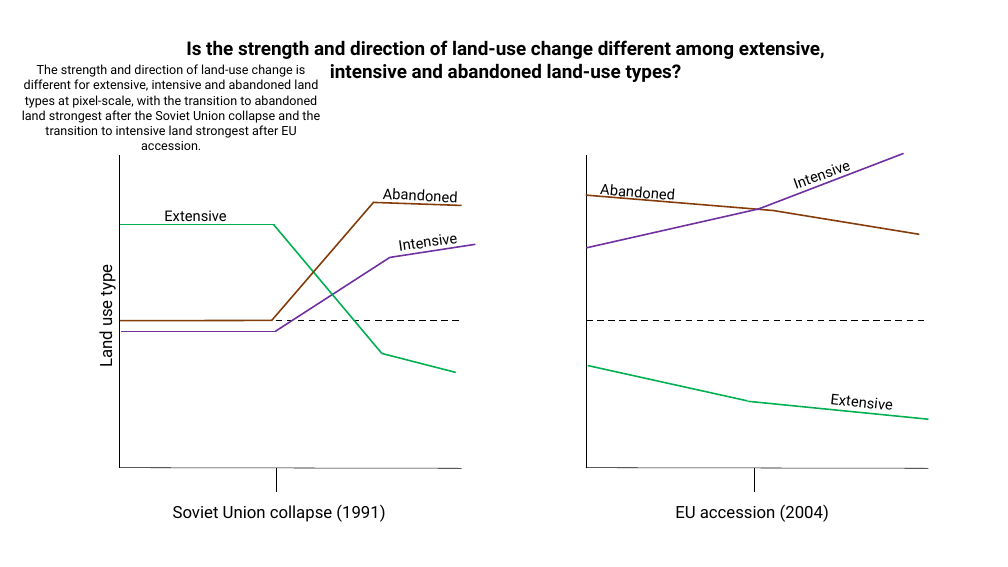
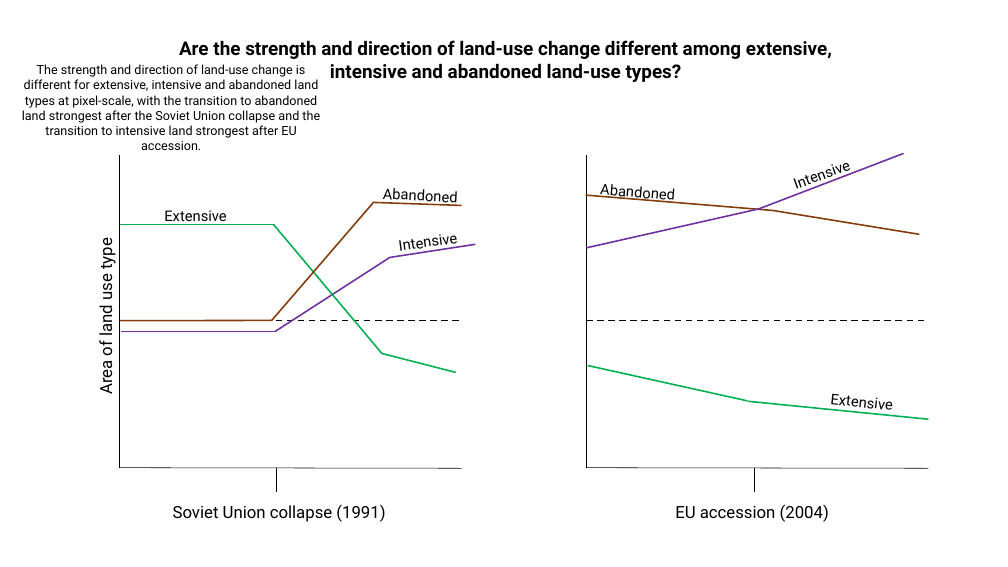
Before and after one commit to izzyrich/dissertation, a slide deck: slide 2 of images/prediction_graphs.pptx. Drawn at 1008x567 pixels with LibreOffice and Linux fonts; fonts in the diff are those of the drawing. Boxes give left, top, right and bottom in pixels: in the first picture for what was removed or moved away, otherwise in the second. Text is boxed around its words. In the diff, an @@ line names an element or a change of style, - is before the commit and + after.

```diff
--- a/images/prediction_graphs.pptx
+++ b/images/prediction_graphs.pptx
@@ text at [179,40,832,59]: text changed @@
-Is the strength and direction of land-use change different among extensive,
+Are the strength and direction of land-use change different among extensive,
@@ text at [94,241,116,393]: text changed @@
-Land use type
+Area of land use type
```
Also in this commit, not shown: 2 other slides changed, 1 slide added, 3 other files.
